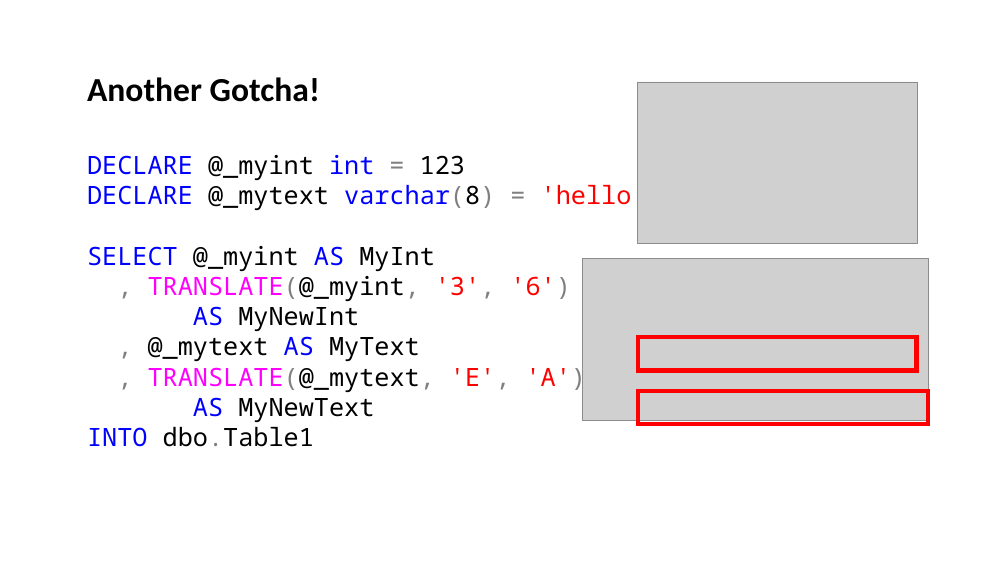
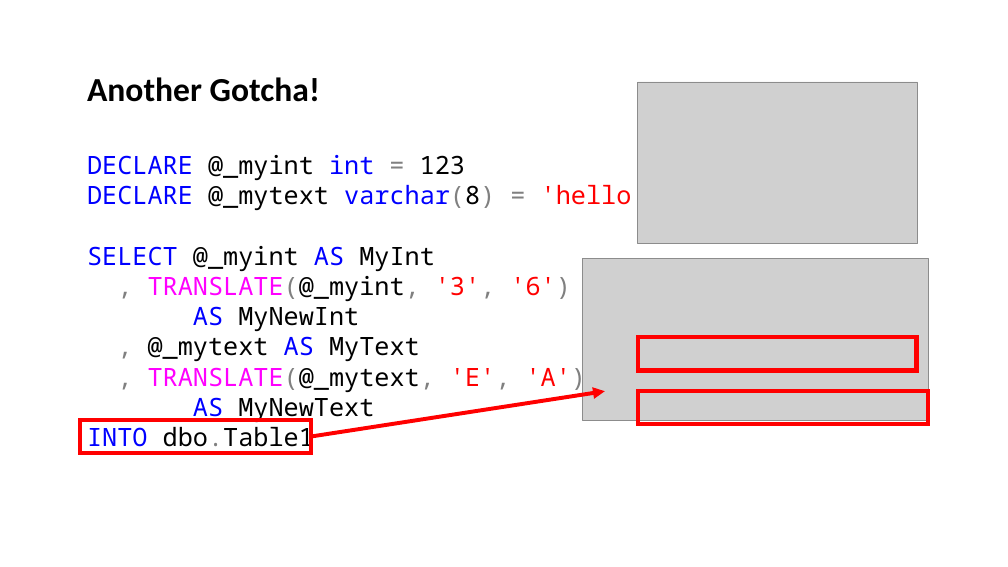
Before and after one commit to jbfoushee/MyPresentations, a slide deck: slide 26 of TSQL_Translate_Operator/TSQL Translate.pptx (slide 27 before the commit). Drawn at 1008x567 pixels with LibreOffice and Linux fonts; fonts in the diff are those of the drawing; grey boxes stand for pictures. Boxes give left, top, right and bottom in pixels: in the first picture for what was removed or moved away, otherwise in the second. Text is boxed around its words. In the diff, an @@ line names an element or a change of style, - is before the commit and + after.

```diff
--- a/TSQL_Translate_Operator/TSQL Translate.pptx
+++ b/TSQL_Translate_Operator/TSQL Translate.pptx
@@ arrow added from (311, 436) to (605, 391), #FF0000 3.75 pt @@
@@ rectangle added at [79,420,311,454], outline #FF0000 4 pt @@
```
Also in this commit, not shown: 13 other slides changed, 3 slides added, 3 slides removed.
